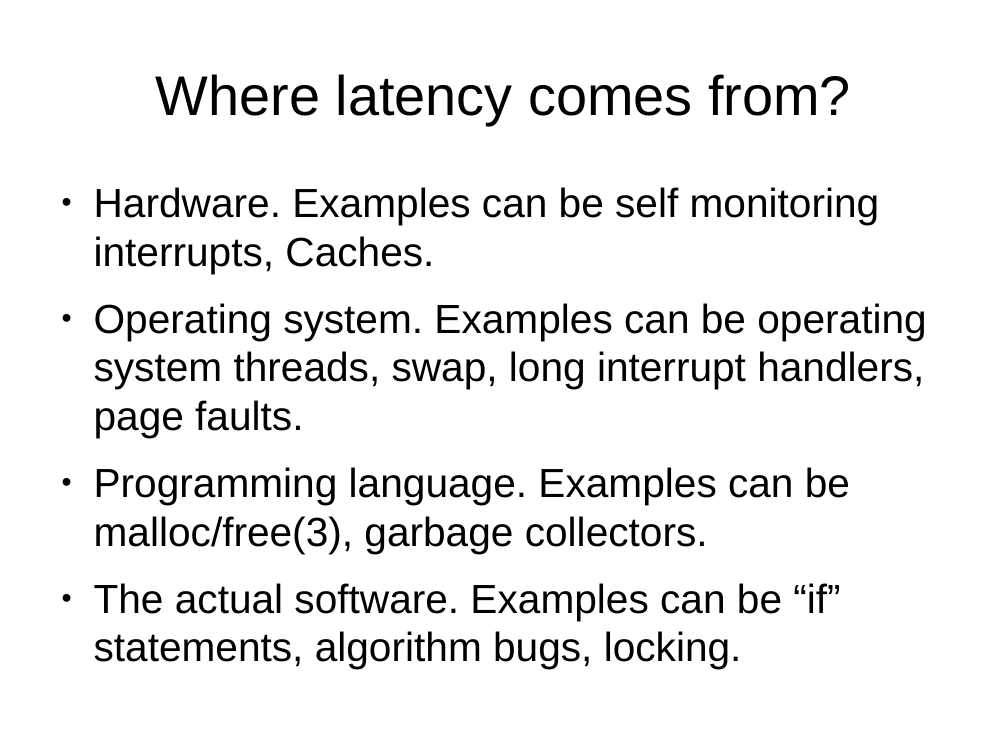
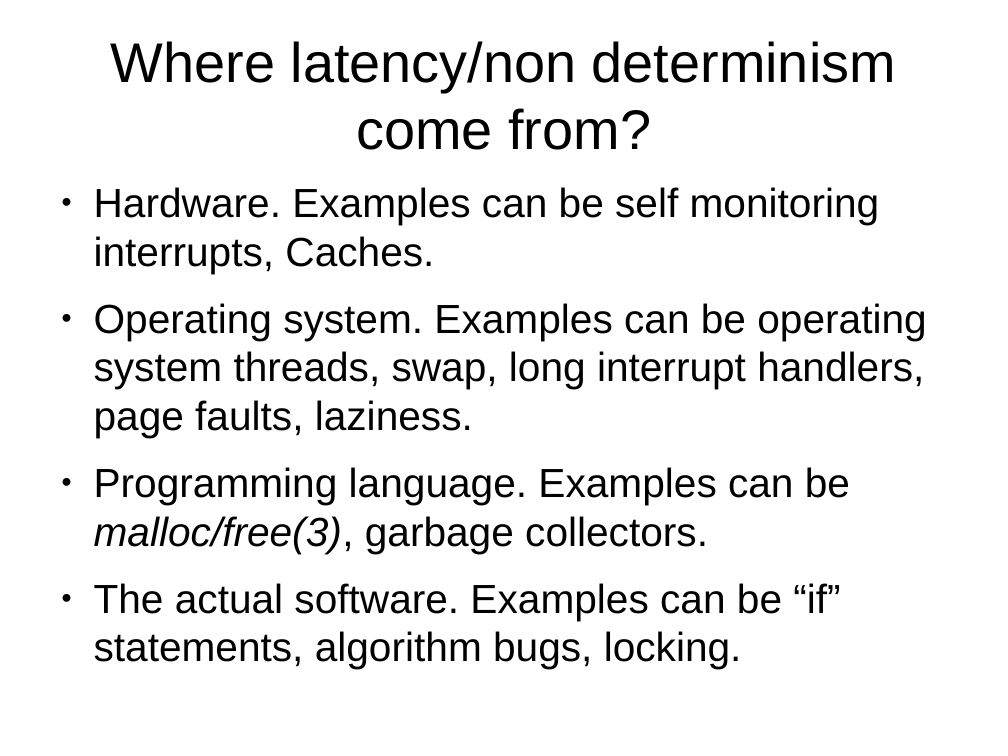
Before and after one commit to veltzer/demos-linux, a slide deck: slide 9 of doc/odp/realtime.odp. Drawn at 1008x756 pixels with LibreOffice and Linux fonts; fonts in the diff are those of the drawing. Boxes give left, top, right and bottom in pixels: in the first picture for what was removed or moved away, otherwise in the second. Text is boxed around its words. In the diff, an @@ line names an element or a change of style, - is before the commit and + after.

```diff
--- a/doc/odp/realtime.odp
+++ b/doc/odp/realtime.odp
@@ title at bbox=[111, 41, 896, 150]: text changed @@
-Where latency comes from?
+Where latency/non determinism come from?
@@ text at bbox=[94, 303, 926, 438]: text changed @@
-● Operating system. Examples can be operating system threads, swap, long interrupt handlers, page faults.
+● Operating system. Examples can be operating system threads, swap, long interrupt handlers, page faults, laziness.
@@ text at bbox=[94, 467, 850, 553]: italic on in "malloc/free(3)," @@
```
Also in this commit, not shown: 6 other slides changed, 4 slides added, 1 other file.
